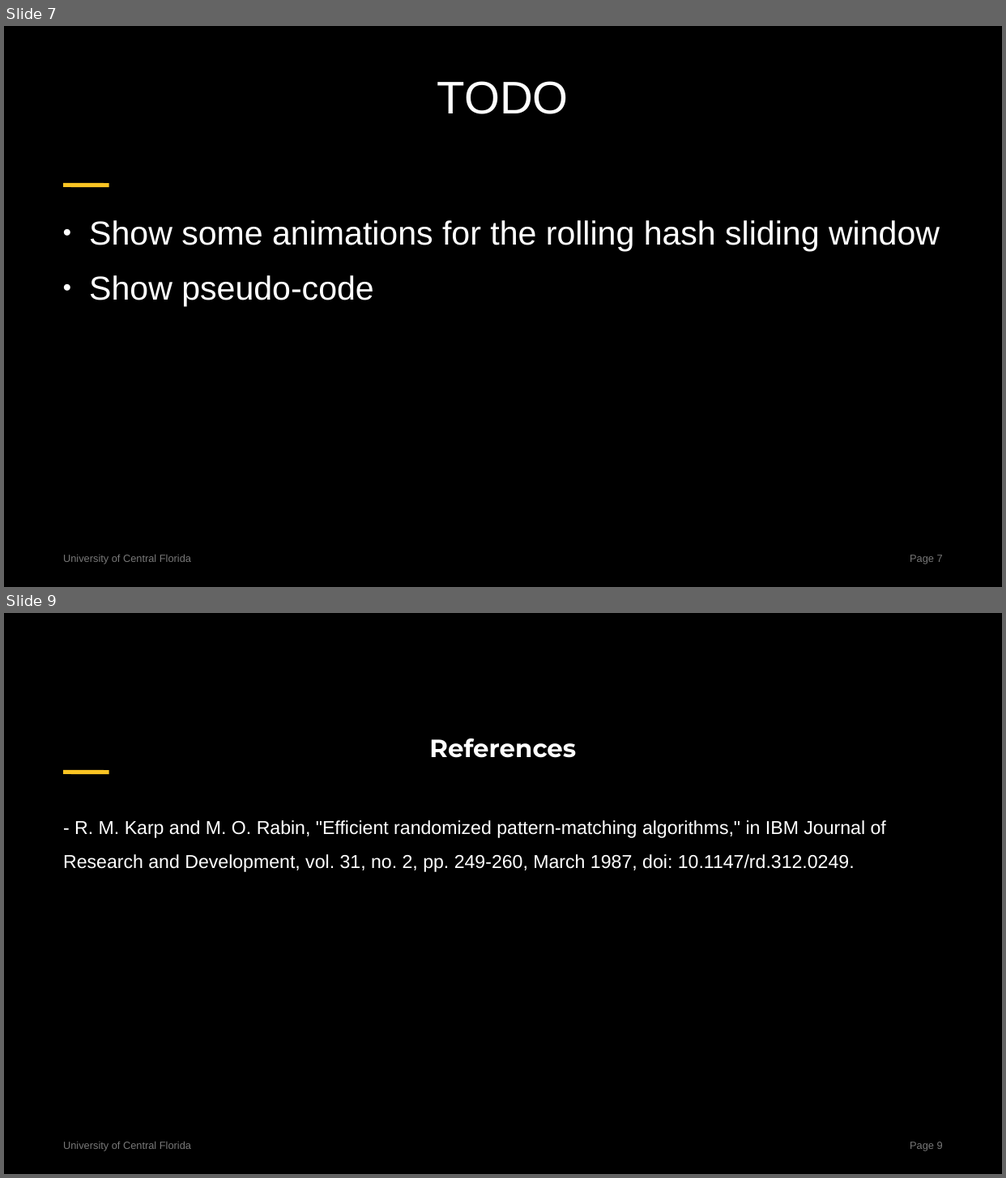
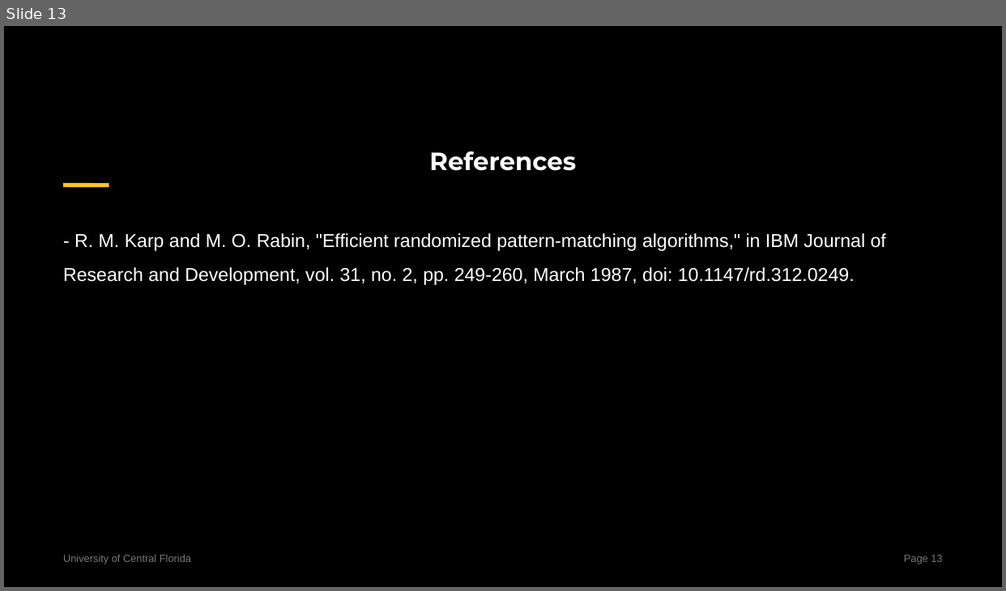
Before and after one commit to centuryhopper/Fall2022CourseContents, a slide deck: CAP6515/paper_presentation_files/rabin-karp-presentation.pptx. Shown one above the other, each under a label of ours: slides 7 and 9 before the commit, slide 13 after it; the slides between them are not shown. The pictures are 1006x1178 and 1006x591 pixels, drawn with LibreOffice and Linux fonts; fonts in the diff are those of the drawing. Boxes give left, top, right and bottom in pixels: in the first picture for what was removed or moved away, otherwise in the second. Text is boxed around its words. In the diff, an @@ line names an element or a change of style, - is before the commit and + after.

```diff
--- a/CAP6515/paper_presentation_files/rabin-karp-presentation.pptx
+++ b/CAP6515/paper_presentation_files/rabin-karp-presentation.pptx
@@ slide 7 removed at box(4, 26, 1002, 587), background #000000; not listed: 3 template elements that a slide beside it also shows @@
@@ title removed at box(437, 81, 569, 114) @@
-TODO
@@ text removed at box(89, 220, 940, 306) @@
-● Show some animations for the rolling hash sliding window
-● Show pseudo-code
@@ what was slide 9 is now slide 13 @@
@@ page number at box(904, 555, 942, 565): text changed @@
-Page 9
+Page 13
```
Also in this commit, not shown: 4 slides changed, 6 slides added, 1 other slide removed.
